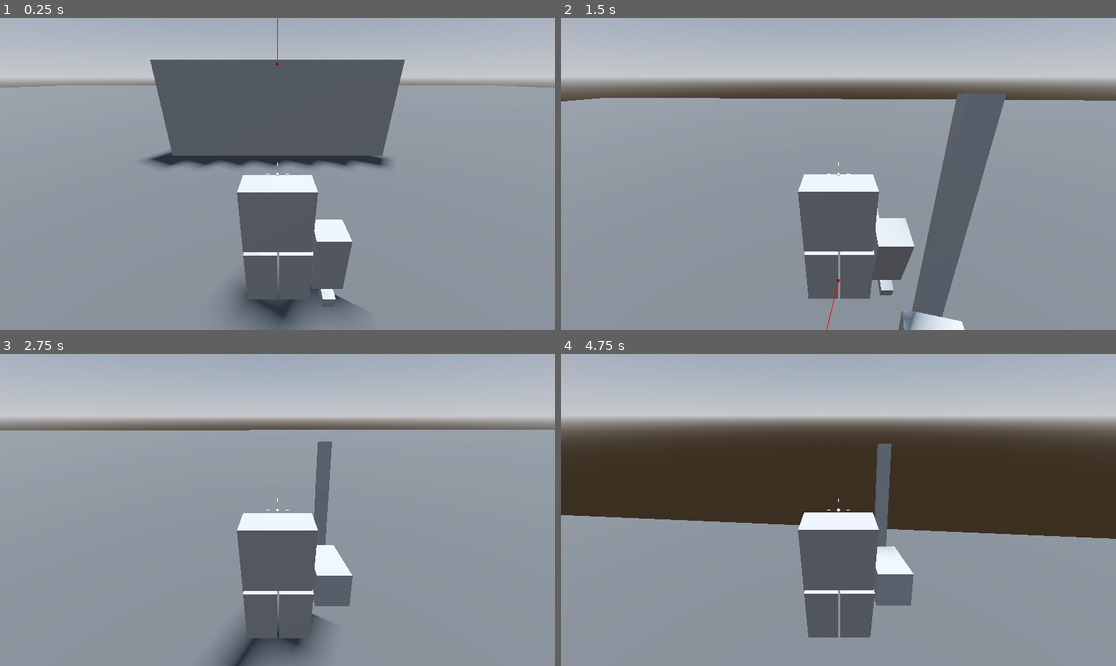
Above: before the commit, frames 1-4 (two rows, left to right).
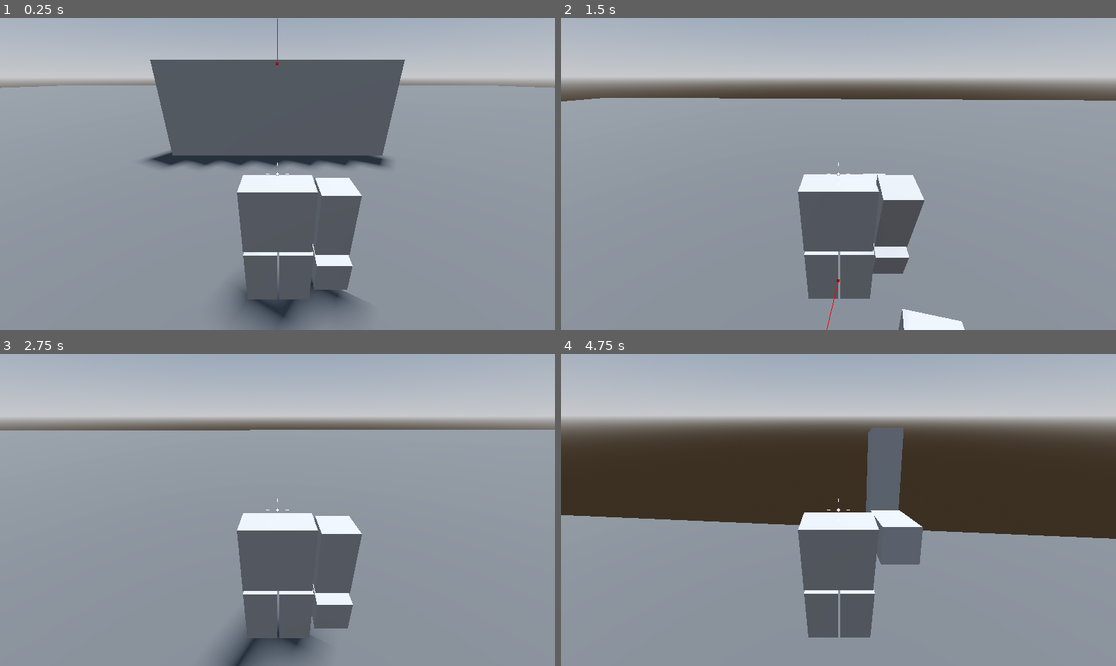
Above: after the commit, the same moments.

Repository: CommanderTempest/Spellblade-Delta
Game: Godot game, scene res://Levels/sandbox.tscn
Two runs of this game, one before a commit and one after it. Both use one fixed random seed, a clock stepped at 60 frames per second and the inputs below.
Inputs (mouse positions are in pixels of both pictures, inside the frame that each line leads up to):
- Up to frame 1 (0.25 s): no input
- Up to frame 2 (1.5 s): tap Enter at 0.5 s; move the mouse to (866, 174) at 0.52 s; hold W (move_forward) from 0.53 s (still down); click (866, 174) at 0.6 s; tap Space (jump) at 0.77 s; tap F (block) at 0.8, 1.35 s; move the mouse to (810, 174) at 1.27 s
- Up to frame 3 (2.75 s): keep holding W (move_forward); tap Space (jump) at 1.52 s; click (249, 510) at 1.55 s; move the mouse to (288, 503) at 2.02 s; click (288, 503) at 2.1 s; tap F (block) at 2.3 s
- Up to frame 4 (4.75 s): keep holding W (move_forward); move the mouse to (832, 516) at 2.77 s; tap F (block) at 2.85, 3.8 s; tap Space (jump) at 3.02, 3.77, 4.52 s; click (832, 516) at 3.05 s; move the mouse to (877, 513) at 3.52 s; tap Q (dodge) at 3.6 s; move the mouse to (794, 506) at 4.27 s; click (794, 506) at 4.35 s

The runs differ from the first frame. In frame 1, 2.0% of the frame differs, in the area x 55-66%, y 51-93%; in frame 2, 7.6%, in the area x 54-81%, y 24-100%; in frame 3, 2.7%; in frame 4, 3.2%.

Commit message:
Sword Stays in Contact with Enemy
+Sword is able to hit enemy once it makes contact, and won't hit outside of contact

Diff:
--- a/Enemy/enemy.tscn
+++ b/Enemy/enemy.tscn
@@ -1,6 +1,6 @@
 [gd_scene load_steps=10 format=3 uid="uid://bv3q2aevadb0h"]
 
-[ext_resource type="PackedScene" uid="uid://cjj1fgj45i5i2" path="res://Player/sword.tscn" id="1_2ghoc"]
+[ext_resource type="PackedScene" uid="uid://cjj1fgj45i5i2" path="res://Weapons/BaseWeapon.tscn" id="1_2ghoc"]
 [ext_resource type="Script" path="res://Enemy/enemy.gd" id="1_wuem0"]
 
 [sub_resource type="BoxMesh" id="BoxMesh_iu2ol"]
--- /dev/null
+++ b/Player/WeaponHandler.gd
@@ -0,0 +1,19 @@
+extends Node3D
+class_name WeaponHandler
+
+static var weapon_cooldowns := {
+	"Sword": 0.6,
+	"Spear": 0.8
+}
+
+static func has_weapon(type: String) -> bool:
+	if weapon_cooldowns[type]:
+		return true
+	else:
+		return false
+
+static func get_cd(type: String) -> float:
+	if has_weapon(type):
+		return weapon_cooldowns[type]
+	else:
+		return 1.0
--- a/Player/player.gd
+++ b/Player/player.gd
@@ -18,6 +18,7 @@
 @onready var dodge_cd = $DodgeCD
 @onready var parry_cd = $ParryCD
 @onready var block_cd = $BlockCD
+@onready var swing_timer = $Arm/WeaponHandler/SwingTimer # this is attack speed
 
 # Get the gravity from the project settings to be synced with RigidBody nodes.
 var gravity = ProjectSettings.get_setting("physics/3d/default_gravity")
@@ -39,10 +40,12 @@
 var isDodging := false
 var isBlocking := false
 var isParrying := false
-var isSwinging := false #if the player is swinging/attacking with sword
+var isSwinging := false # if the player is swinging/attacking with sword
+var canSwing := true    # player can currently attack
 
 func _ready() -> void:
 	Input.mouse_mode = Input.MOUSE_MODE_CAPTURED
+	swing_timer.wait_time = WeaponHandler.get_cd("Sword")
 
 func _process(delta) -> void:
 	if Input.is_action_just_pressed("dodge") and dodge_cd.is_stopped():
@@ -70,8 +73,8 @@
 			velocity.y -= gravity * delta * fall_multiplier
 
 	if Input.is_action_just_pressed("attack"):
-		if not isBlocking and not isDodging:
-			attack()
+		attack()
+
 	# Handle Jump.
 	if Input.is_action_just_pressed("jump") and is_on_floor():
 		velocity.y = sqrt(jump_height * 2.0 * gravity)
@@ -107,9 +110,13 @@
 	mouse_motion = Vector2.ZERO
 
 func attack() -> void:
-	animation_player.play("Attack")
-
-
+	if canSwing and not isBlocking and not isDodging:
+		isSwinging = true
+		canSwing = false
+		swing_timer.start()
+		animation_player.play("Attack")
+		if isWeaponInContact and isSwinging:
+			print("Hit enemy! Contact")
 
 func take_damage() -> void:
 	if isParrying:
@@ -135,7 +142,6 @@
 	isParrying = false
 	print("Parry on CD")
 	parry_timer.stop()
-	block_cd.start()
 
 func _on_dodge_cd_timeout():
 	dodge_cd.stop()
@@ -145,11 +151,26 @@
 	block_cd.stop()
 	print("Block off CD")
 
+func _on_swing_timer_timeout():
+	canSwing = true
+	swing_timer.stop()
+
 #***********SIGNALS***************
+
+var isWeaponInContact := false # if weapon is currently inside another body
 
 func _on_sword_body_entered(body):
 	if body != self:
 		if body.is_in_group("Enemy"):
+			isWeaponInContact = true
 			print("Hit enemy!")
 		elif body.is_in_group("Player"):
 			print("Stop hitting yoself")
+
+func _on_sword_body_exited(body):
+	if body != self:
+		isWeaponInContact = false
+
+func _on_animation_player_animation_finished(anim_name):
+	if anim_name == "Attack":
+		isSwinging = false
--- a/Player/player.tscn
+++ b/Player/player.tscn
@@ -1,7 +1,8 @@
-[gd_scene load_steps=12 format=3 uid="uid://bplhhgh7y83a8"]
+[gd_scene load_steps=13 format=3 uid="uid://bplhhgh7y83a8"]
 
-[ext_resource type="PackedScene" uid="uid://cjj1fgj45i5i2" path="res://Player/sword.tscn" id="1_ey4dq"]
 [ext_resource type="Script" path="res://Player/player.gd" id="1_ouyv8"]
+[ext_resource type="PackedScene" uid="uid://d0n831ywfiu6d" path="res://Weapons/sword.tscn" id="2_oomtw"]
+[ext_resource type="Script" path="res://Player/WeaponHandler.gd" id="2_vpywy"]
 [ext_resource type="Script" path="res://Player/SmoothCamera.gd" id="3_uqja8"]
 [ext_resource type="Script" path="res://Player/Crosshair.gd" id="4_id8cv"]
 
@@ -41,7 +42,7 @@
 "times": PackedFloat32Array(0, 0.5, 1),
 "transitions": PackedFloat32Array(-2, -2, -2),
 "update": 0,
-"values": [Vector3(0.8, 0.5, 0), Vector3(0.8, 0.75, -0.25), Vector3(0.8, 0.5, 0)]
+"values": [Vector3(0.8, 1.25, 0), Vector3(0.8, 1.5, -0.25), Vector3(0.8, 1.25, 0)]
 }
 
 [sub_resource type="Animation" id="Animation_n4k3c"]
@@ -68,7 +69,7 @@
 "times": PackedFloat32Array(0),
 "transitions": PackedFloat32Array(1),
 "update": 0,
-"values": [Vector3(0.8, 0.5, 0)]
+"values": [Vector3(0.8, 1.25, 0)]
 }
 
 [sub_resource type="AnimationLibrary" id="AnimationLibrary_ihfmh"]
@@ -93,11 +94,16 @@
 mesh = SubResource("BoxMesh_uwx23")
 
 [node name="Arm" type="MeshInstance3D" parent="."]
-transform = Transform3D(1, 0, 0, 0, 1, 0, 0, 0, 1, 0.8, 0.5, 0)
+transform = Transform3D(1, 0, 0, 0, 1, 0, 0, 0, 1, 0.8, 1.25, 0)
 mesh = SubResource("BoxMesh_p4s28")
 
-[node name="Sword" parent="Arm" instance=ExtResource("1_ey4dq")]
-transform = Transform3D(1, 0, 0, 0, -4.37114e-08, 1, 0, -1, -4.37114e-08, 0, -0.622228, -0.84656)
+[node name="WeaponHandler" type="Node3D" parent="Arm"]
+script = ExtResource("2_vpywy")
+
+[node name="Sword" parent="Arm/WeaponHandler" instance=ExtResource("2_oomtw")]
+transform = Transform3D(1, 0, 0, 0, -4.37114e-08, -1, 0, 1, -4.37114e-08, 0, -0.8, -0.6)
+
+[node name="SwingTimer" type="Timer" parent="Arm/WeaponHandler"]
 
 [node name="CollisionShape3D" type="CollisionShape3D" parent="."]
 transform = Transform3D(1, 0, 0, 0, 1, 0, 0, 0, 1, 0.283, 0.8, 0)
@@ -140,7 +146,10 @@
 [node name="BlockCD" type="Timer" parent="."]
 wait_time = 2.0
 
-[connection signal="body_entered" from="Arm/Sword" to="." method="_on_sword_body_entered"]
+[connection signal="body_entered" from="Arm/WeaponHandler/Sword" to="." method="_on_sword_body_entered"]
+[connection signal="body_exited" from="Arm/WeaponHandler/Sword" to="." method="_on_sword_body_exited"]
+[connection signal="timeout" from="Arm/WeaponHandler/SwingTimer" to="." method="_on_swing_timer_timeout"]
+[connection signal="animation_finished" from="AnimationPlayer" to="." method="_on_animation_player_animation_finished"]
 [connection signal="timeout" from="DodgeTimer" to="." method="_on_dodge_timer_timeout"]
 [connection signal="timeout" from="ParryTimer" to="." method="_on_parry_timer_timeout"]
 [connection signal="timeout" from="DodgeCD" to="." method="_on_dodge_cd_timeout"]
--- a/Player/sword.tscn
+++ /dev/null
@@ -1,18 +0,0 @@
-[gd_scene load_steps=3 format=3 uid="uid://cjj1fgj45i5i2"]
-
-[sub_resource type="BoxMesh" id="BoxMesh_nwtg0"]
-size = Vector3(0.2, 2.5, 0.2)
-
-[sub_resource type="BoxShape3D" id="BoxShape3D_rdmq2"]
-size = Vector3(0.2, 2.5, 0.2)
-
-[node name="Area3D" type="Area3D"]
-
-[node name="MeshInstance3D" type="MeshInstance3D" parent="."]
-mesh = SubResource("BoxMesh_nwtg0")
-
-[node name="CollisionShape3D" type="CollisionShape3D" parent="."]
-transform = Transform3D(3.5, 0, 0, 0, 1.048, 0, 0, 0, 3.5, 0, 0, 0)
-shape = SubResource("BoxShape3D_rdmq2")
-
-[connection signal="body_entered" from="." to="." method="_on_body_entered"]
--- /dev/null
+++ b/Weapons/BaseWeapon.tscn
@@ -0,0 +1,3 @@
+[gd_scene format=3 uid="uid://cjj1fgj45i5i2"]
+
+[node name="BaseWeapon" type="Area3D"]
--- /dev/null
+++ b/Weapons/sword.tscn
@@ -0,0 +1,19 @@
+[gd_scene load_steps=4 format=3 uid="uid://d0n831ywfiu6d"]
+
+[ext_resource type="PackedScene" uid="uid://cjj1fgj45i5i2" path="res://Weapons/BaseWeapon.tscn" id="1_db0dq"]
+
+[sub_resource type="BoxMesh" id="BoxMesh_4qq2m"]
+size = Vector3(0.5, 2, 0.5)
+
+[sub_resource type="BoxShape3D" id="BoxShape3D_6tiau"]
+size = Vector3(0.5, 2, 0.5)
+
+[node name="Sword" instance=ExtResource("1_db0dq")]
+
+[node name="MeshInstance3D" type="MeshInstance3D" parent="." index="0"]
+mesh = SubResource("BoxMesh_4qq2m")
+
+[node name="SwingTimer" type="Timer" parent="." index="1"]
+
+[node name="CollisionShape3D" type="CollisionShape3D" parent="." index="2"]
+shape = SubResource("BoxShape3D_6tiau")
